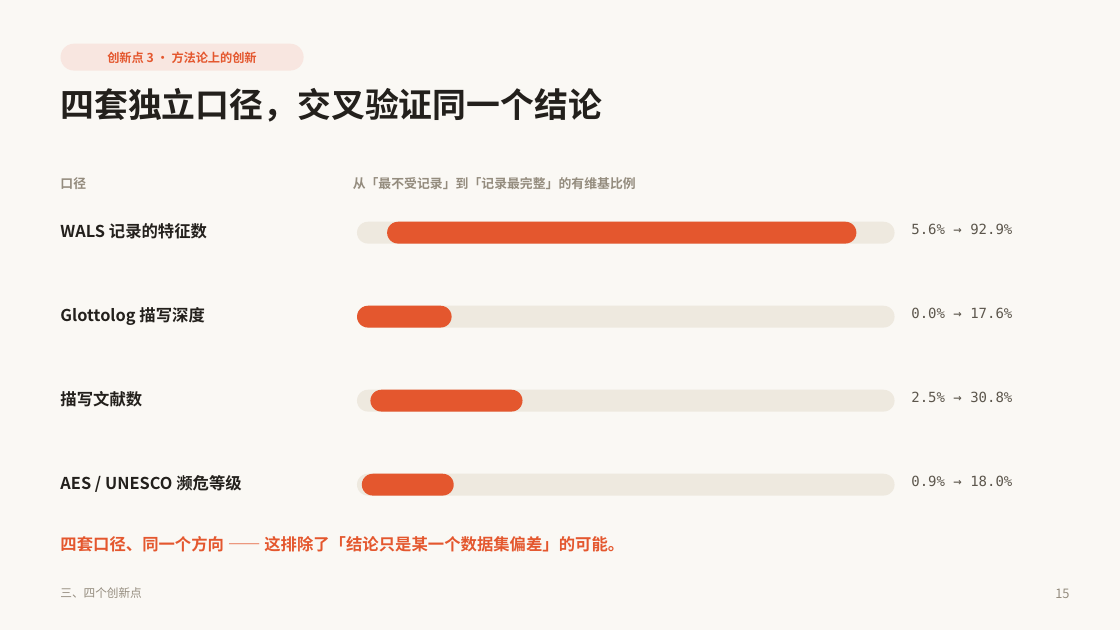
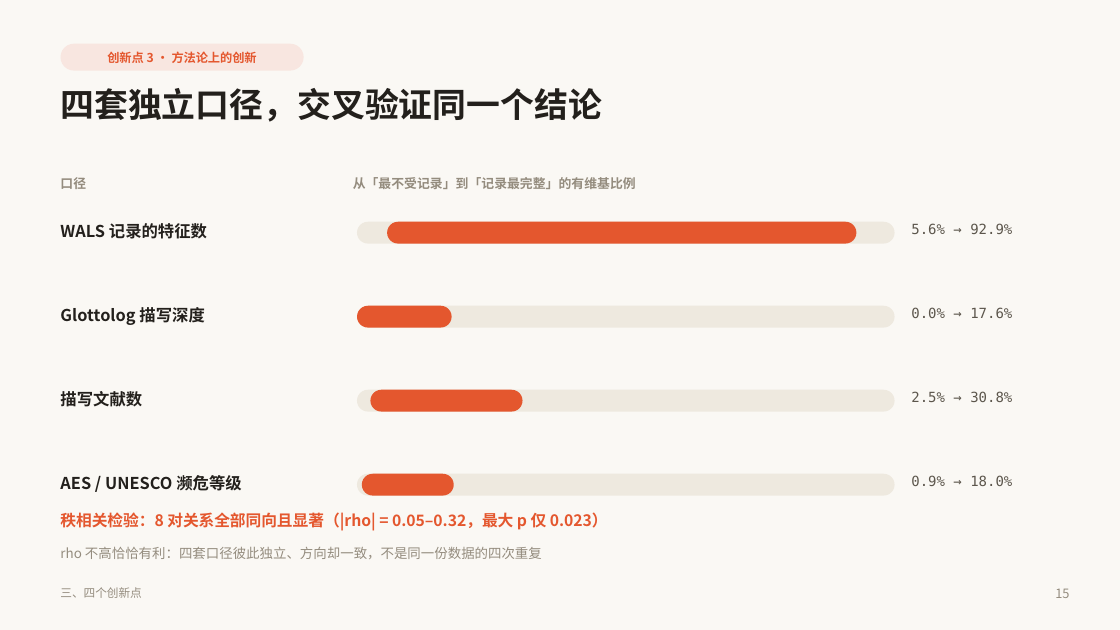
Before and after one commit to quvro/world-language-vitality-map, a slide deck: slide 15 of paper/世界语言赛博活力图谱_答辩PPT.pptx. Drawn at 1120x630 pixels with LibreOffice and Linux fonts; fonts in the diff are those of the drawing. Boxes give left, top, right and bottom in pixels: in the first picture for what was removed or moved away, otherwise in the second. Text is boxed around its words. In the diff, an @@ line names an element or a change of style, - is before the commit and + after.

Commit message:
﻿docs(ppt): 第 15 页补上秩相关数字
原来这一页只有四根条，"四套口径同向"靠目测支撑，最容易被追问
"你怎么知道同向，不是你挑了四张看起来像的图"。

改为底部两行：
  · 秩相关检验：8 对关系全部同向且显著（|rho| = 0.05–0.32，最大 p 仅 0.023）
  · rho 不高恰恰有利：四套口径彼此独立、方向却一致，不是同一份数据的四次重复

讲稿同步改写，把"ρ 不高为什么反而有利"这条逻辑讲出来 ——
若 ρ 高达 0.9，交叉验证就退化成同一份数据量四遍。

注意：新增文字后讲稿总长 2,925 字，按 190 字/分钟约 15.4 分钟，
比之前更超时（限制 10 分钟）。删减方案见下一条提交。

```diff
--- a/paper/世界语言赛博活力图谱_答辩PPT.pptx
+++ b/paper/世界语言赛博活力图谱_答辩PPT.pptx
@@ text at bbox=[60, 512, 608, 531]: text changed; size 14 to 13.5 pt @@
-四套口径、同一个方向 —— 这排除了「结论只是某一个数据集偏差」的可能。
+秩相关检验：8 对关系全部同向且显著（|rho| = 0.05–0.32，最大 p 仅 0.023）
@@ text added at bbox=[60, 547, 542, 559], 11.5 pt, text #948C7E @@
+rho 不高恰恰有利：四套口径彼此独立、方向却一致，不是同一份数据的四次重复
```
Also in this commit, not shown: 3 other files.
